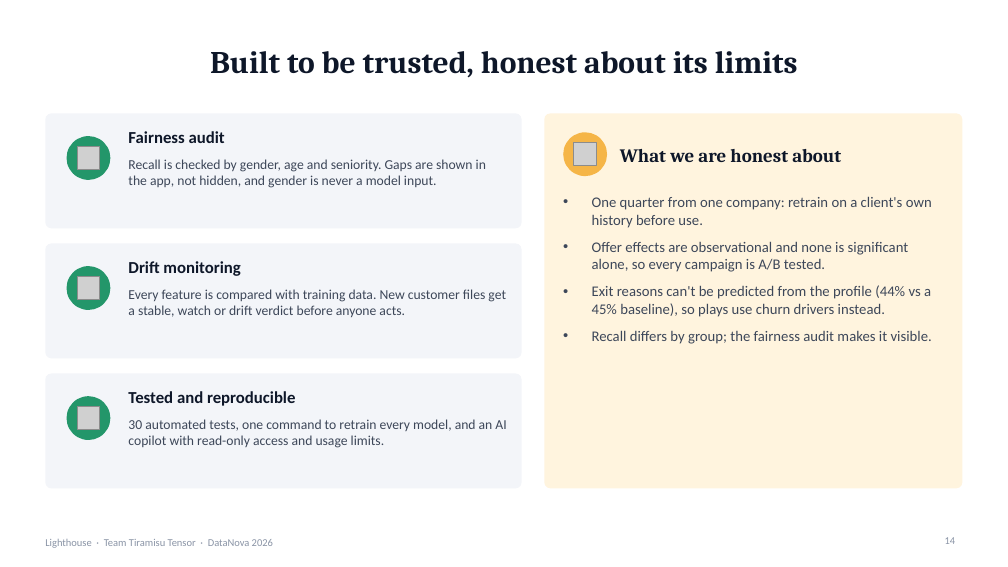
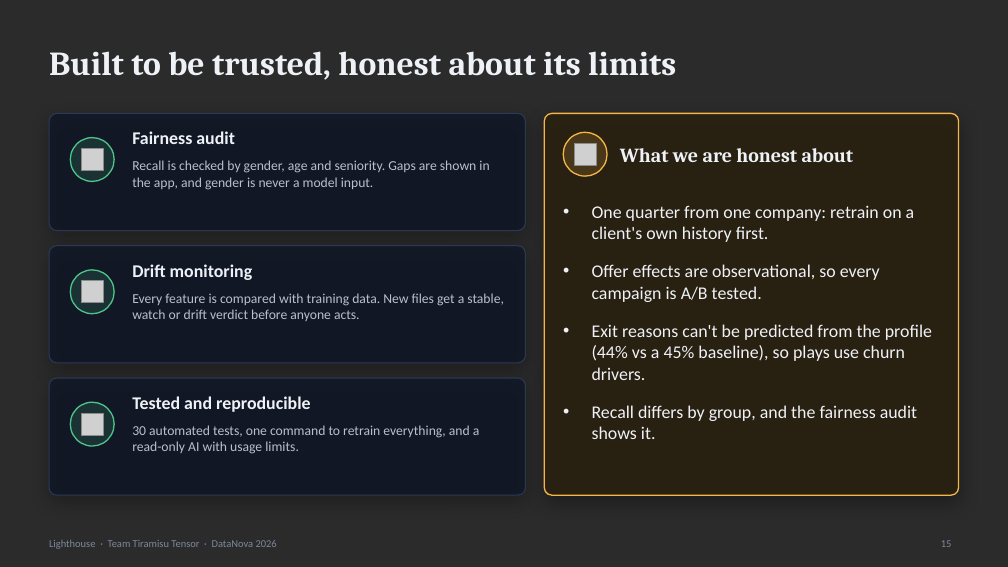
Before and after one commit to ac265640/LightHouse, a slide deck: slide 15 of frontend/public/deck/Lighthouse-Team-Tiramisu-Tensor.pptx (slide 14 before the commit). Drawn at 1008x567 pixels with LibreOffice and Linux fonts; fonts in the diff are those of the drawing; grey boxes stand for pictures; background and template pictures are left out; a plain dark background stands for a picture behind light text. Boxes give left, top, right and bottom in pixels: in the first picture for what was removed or moved away, otherwise in the second. Text is boxed around its words. In the diff, an @@ line names an element or a change of style, - is before the commit and + after.

Commit message:
docs: redesign the pitch deck with a night-sea lighthouse theme
Each slide sits on its own rendered night scene, with the lighthouse beam
aimed at that slide's content. Slow fades between slides make the beam
appear to sweep. Text, charts and tables stay native and editable.

```diff
--- a/frontend/public/deck/Lighthouse-Team-Tiramisu-Tensor.pptx
+++ b/frontend/public/deck/Lighthouse-Team-Tiramisu-Tensor.pptx
@@ background #FFFFFF to picture (left out) @@
@@ title "Built to be trusted, honest ..." at <box>49,51,676,80</box>: size 30 to 32 pt, text colour #0E1729 to #EEF1F6; alignment centre to left @@
@@ rounded rectangle: place and size @@
-rounded rectangle at <box>544,113,963,488</box>
+rounded rectangle at <box>544,113,959,495</box>
@@ rounded rectangle at <box>544,113,959,495</box>: fill #FFF4DE to #2A2110 at 90% opacity; outline none to #F5B547 1.25 pt; shadow on; proportions changed @@
@@ 1 ellipse, 1 rounded rectangle, 1 picture: place and size @@
-1 ellipse, 1 rounded rectangle, 1 picture at <box>45,113,522,228</box>
+1 ellipse, 1 rounded rectangle, 1 picture at <box>49,113,526,231</box>
@@ ellipse at <box>563,132,607,176</box>: fill #F5B547 to #F5B547 at 16% opacity; outline none to #F5B547 1.25 pt @@
@@ text "What we are honest about" at <box>620,148,854,162</box>: size 18 to 19 pt, text colour #0E1729 to #EEF1F6 @@
@@ text at <box>132,160,489,190</box>: text changed; text colour #3D4759 to #B7C0CF @@
-Recall is checked by gender, age and seniority. Gaps are shown in the app, not hidden, and gender is never a model input.
+Recall is checked by gender, age and seniority. Gaps are shown in the app, and gender is never a model input.
@@ text at <box>592,205,932,439</box>: text changed; size 14 to 17 pt; text colour #3D4759 to #EEF1F6 @@
-• One quarter from one company: retrain on a client's own history before use.
-• Offer effects are observational and none is significant alone, so every campaign is A/B tested.
-• Exit reasons can't be predicted from the profile (44% vs a 45% baseline), so plays use churn drivers instead.
-• Recall differs by group; the fairness audit makes it visible.
+• One quarter from one company: retrain on a client's own history first.
+• Offer effects are observational, so every campaign is A/B tested.
+• Exit reasons can't be predicted from the profile (44% vs a 45% baseline), so plays use churn drivers.
+• Recall differs by group, and the fairness audit shows it.
@@ 2 ellipses, 2 rounded rectangles, 1 picture: place and size @@
-2 ellipses, 2 rounded rectangles, 1 picture at <box>45,243,522,488</box>
+2 ellipses, 2 rounded rectangles, 1 picture at <box>49,246,526,495</box>
@@ text at <box>132,293,504,321</box>: text changed; text colour #3D4759 to #B7C0CF @@
-Every feature is compared with training data. New customer files get a stable, watch or drift verdict before anyone acts.
+Every feature is compared with training data. New files get a stable, watch or drift verdict before anyone acts.
@@ fill #F3F5F9 to #0E1626 at 78% opacity; outline none to #2C3956 1 pt; shadow on; proportions changed in 3 elements at <box>49,113,526,231</box>, <box>49,246,526,363</box>, <box>49,378,526,495</box> @@
@@ fill #23966A to #4FC48A at 16% opacity; outline none to #4FC48A 1.25 pt in 3 elements at <box>70,138,114,181</box>, <box>70,270,114,314</box>, <box>70,402,114,446</box> @@
@@ picture removed at <box>77,407,100,430</box> @@
@@ picture added at <box>81,413,103,435</box> @@
@@ size 16 to 17 pt, text colour #0E1729 to #EEF1F6 in 3 elements at <box>132,131,235,144</box>, <box>132,264,253,280</box>, <box>132,396,311,412</box> @@
@@ text at <box>132,425,480,454</box>: text changed; text colour #3D4759 to #B7C0CF @@
-30 automated tests, one command to retrain every model, and an AI copilot with read-only access and usage limits.
+30 automated tests, one command to retrain everything, and a read-only AI with usage limits.
@@ text "Lighthouse · Team Tiramisu Tensor ..." at <box>49,540,277,549</box>: text colour #8A94A6 to #7D889C @@
@@ page number removed at <box>945,537,956,544</box> @@
-14
@@ page number added at <box>941,540,952,547</box>, 10 pt, text #7D889C @@
+15
```
Also in this commit, not shown: 14 other slides changed, 1 slide added, 4 other files.
